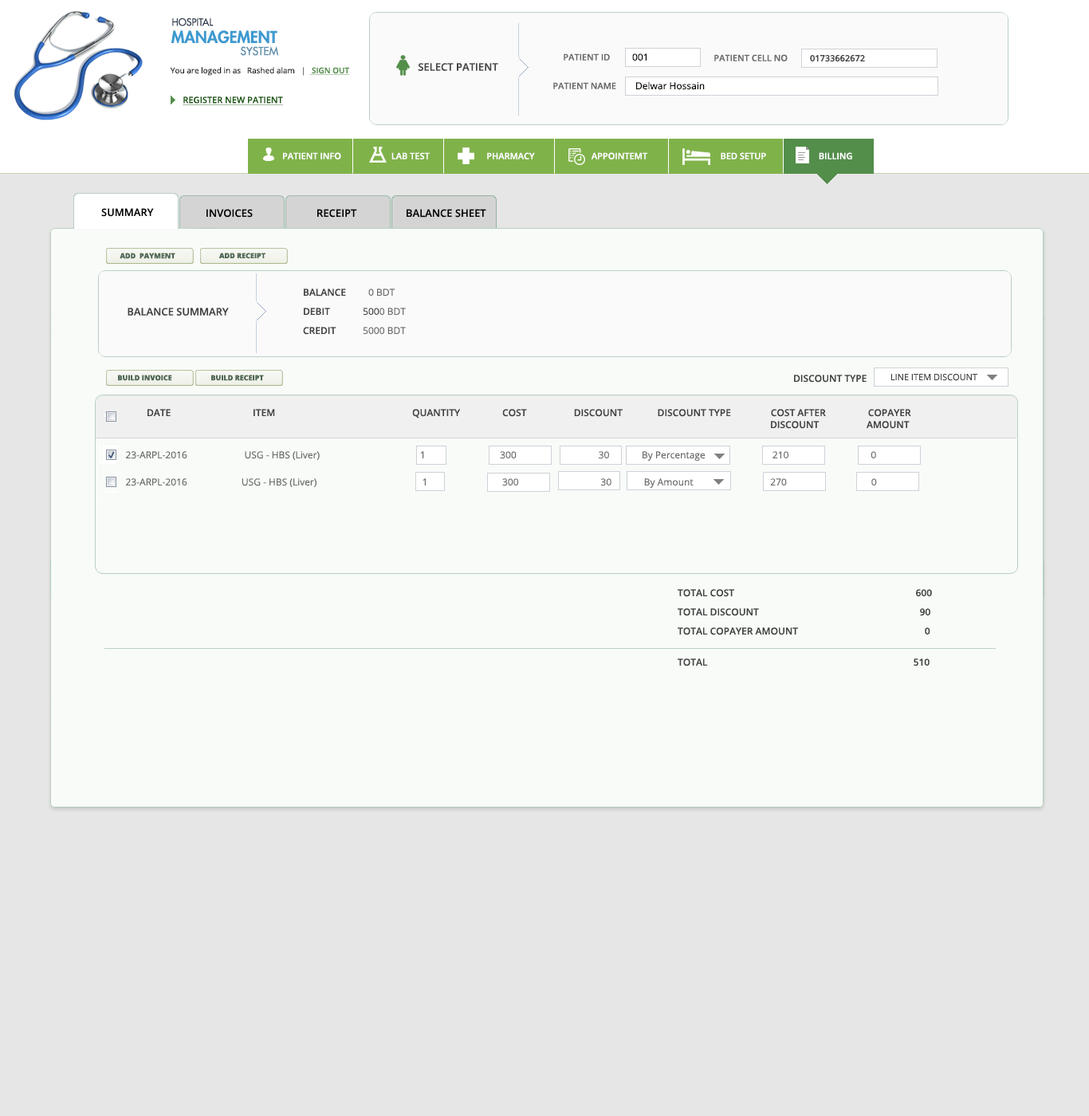
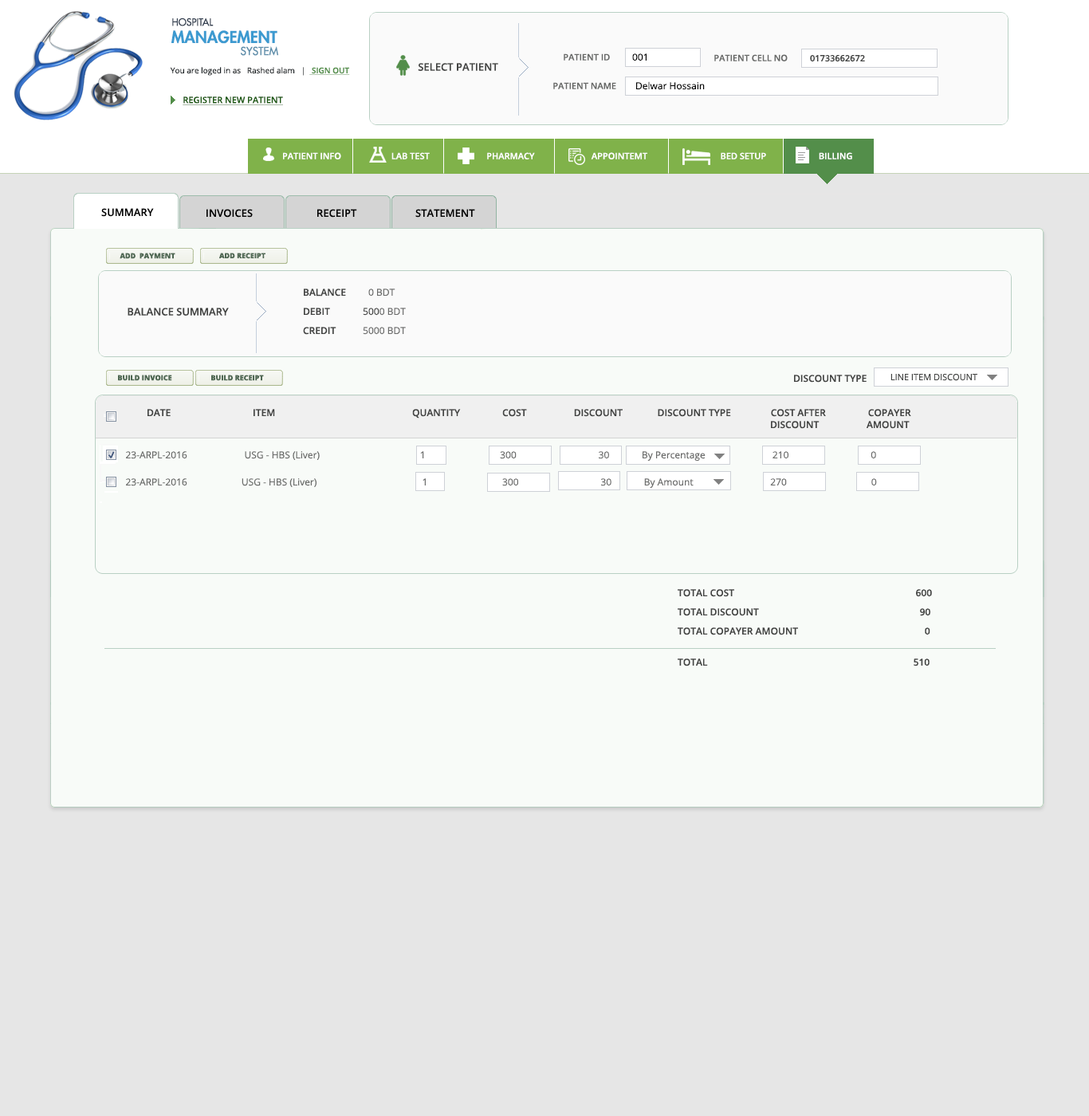
Two versions of the same layered image (1089x1116). Layer-by-layer changes:
renamed "bALANCE SHEET" to "statement", painted on it over box(406, 208, 487, 218)
